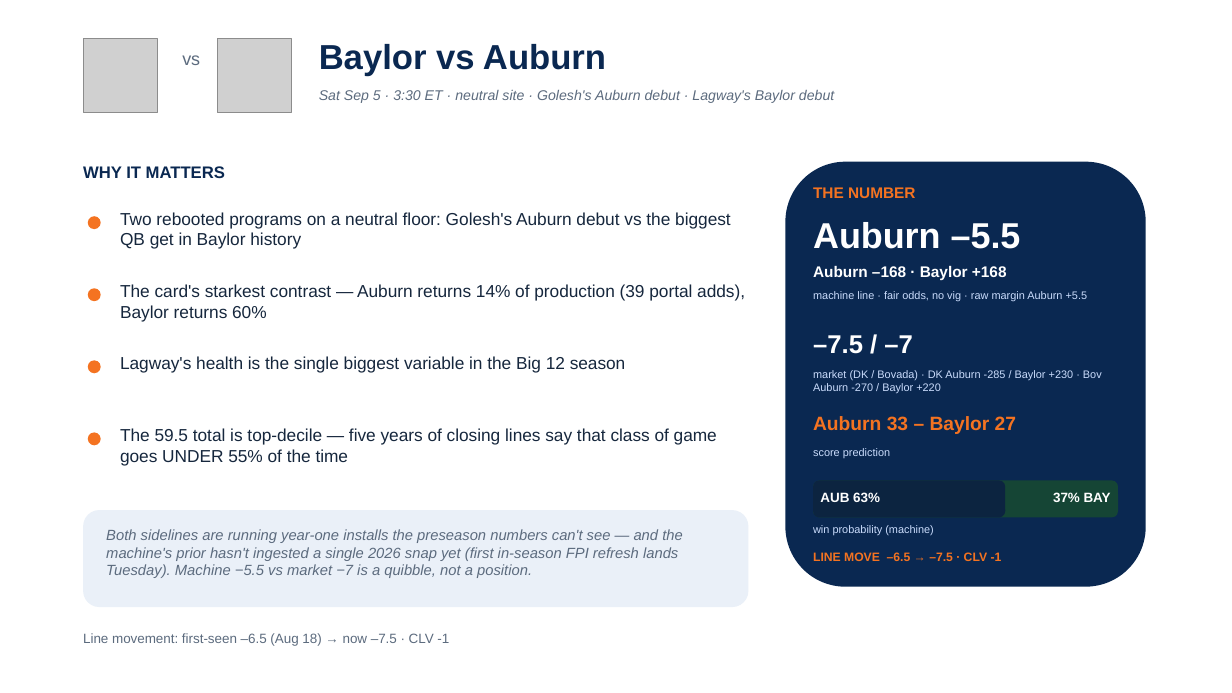
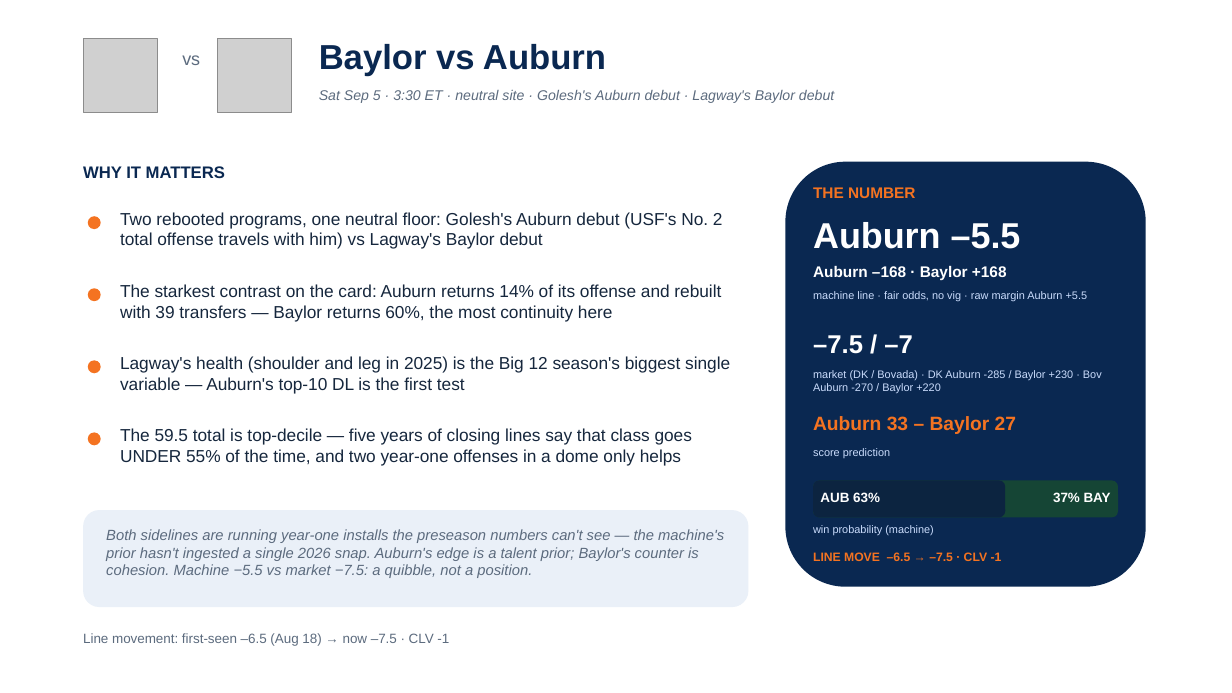
Before and after one commit to lucasalvarezflorida-lab/ncaa-fbs-analytics, a slide deck: slide 3 of decks/2026_Week1_Episode2.pptx. Drawn at 1232x693 pixels with LibreOffice and Linux fonts; fonts in the diff are those of the drawing; grey boxes stand for pictures. Boxes give left, top, right and bottom in pixels: in the first picture for what was removed or moved away, otherwise in the second. Text is boxed around its words. In the diff, an @@ line names an element or a change of style, - is before the commit and + after.

```diff
--- a/decks/2026_Week1_Episode2.pptx
+++ b/decks/2026_Week1_Episode2.pptx
@@ text at (120,212,723,249): text changed @@
-Two rebooted programs on a neutral floor: Golesh's Auburn debut vs the biggest QB get in Baylor history
+Two rebooted programs, one neutral floor: Golesh's Auburn debut (USF's No. 2 total offense travels with him) vs Lagway's Baylor debut
@@ text at (120,284,721,321): text changed @@
-The card's starkest contrast — Auburn returns 14% of production (39 portal adds), Baylor returns 60%
+The starkest contrast on the card: Auburn returns 14% of its offense and rebuilt with 39 transfers — Baylor returns 60%, the most continuity here
@@ text at (120,356,730,393): text changed @@
-Lagway's health is the single biggest variable in the Big 12 season
+Lagway's health (shoulder and leg in 2025) is the Big 12 season's biggest single variable — Auburn's top-10 DL is the first test
@@ text at (120,428,692,466): text changed @@
-The 59.5 total is top-decile — five years of closing lines say that class of game goes UNDER 55% of the time
+The 59.5 total is top-decile — five years of closing lines say that class goes UNDER 55% of the time, and two year-one offenses in a dome only helps
@@ text at (106,529,724,578): text changed @@
-Both sidelines are running year-one installs the preseason numbers can't see — and the machine's prior hasn't ingested a single 2026 snap yet (first in-season FPI refresh lands Tuesday). Machine −5.5 vs market −7 is a quibble, not a position.
+Both sidelines are running year-one installs the preseason numbers can't see — the machine's prior hasn't ingested a single 2026 snap. Auburn's edge is a talent prior; Baylor's counter is cohesion. Machine −5.5 vs market −7.5: a quibble, not a position.
```
Also in this commit, not shown: 11 other slides changed, 1 other file.
